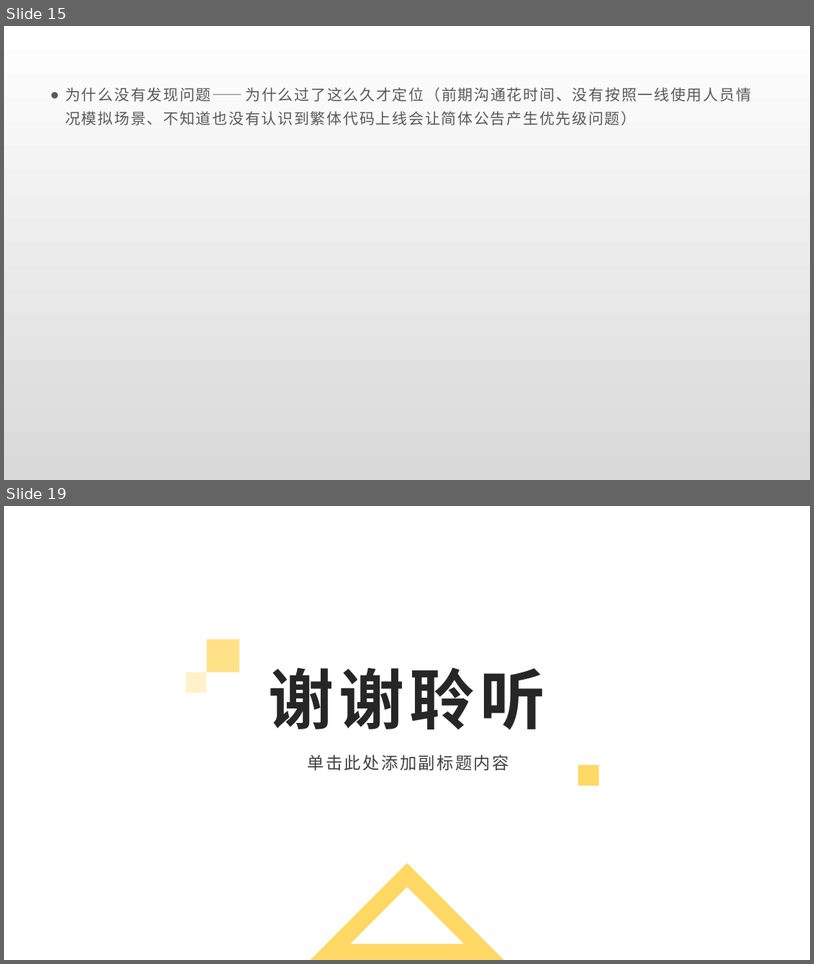
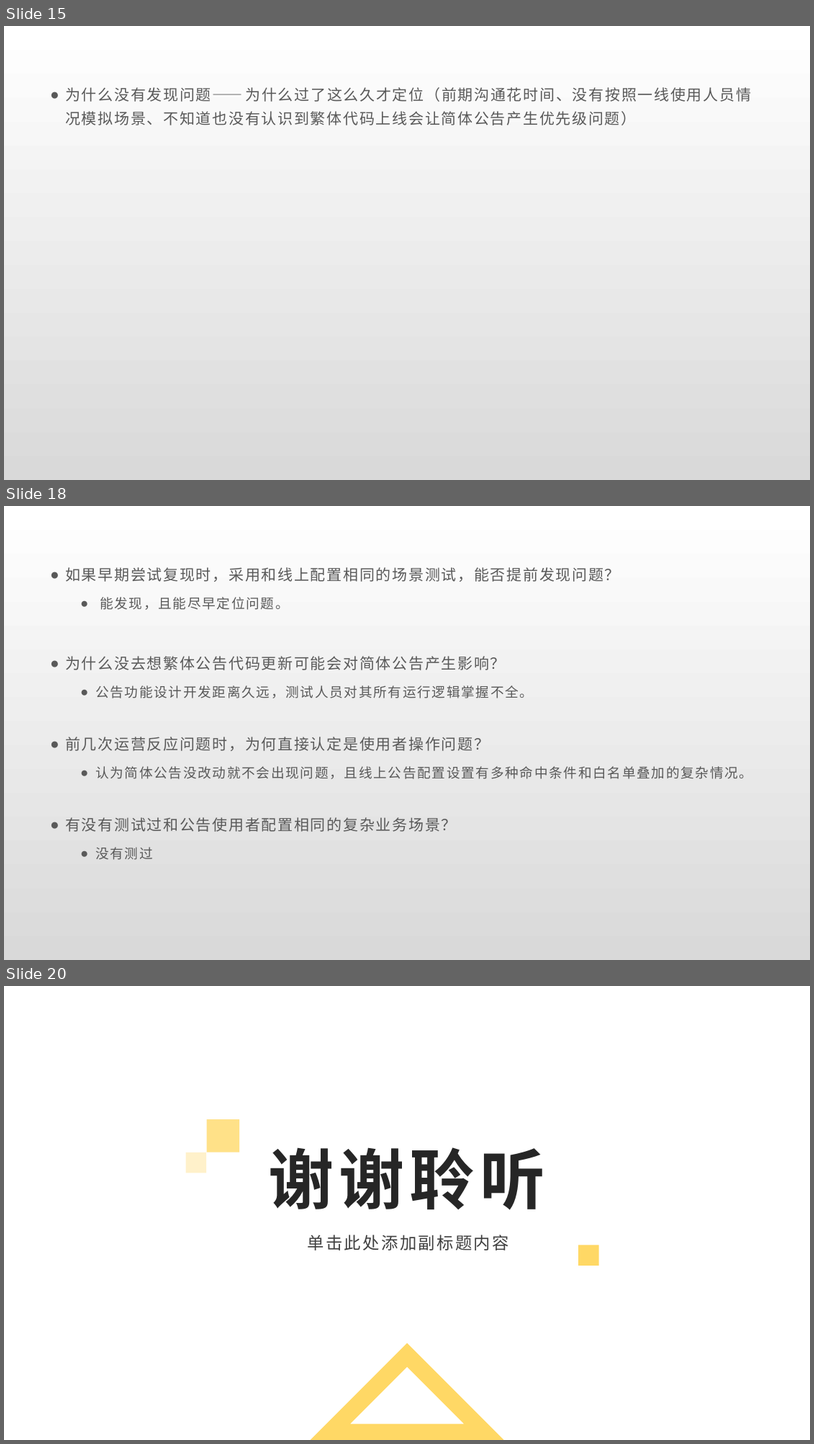
Before and after one commit to Rexixe1993/JavaScriptLesson, a slide deck: 全球版灌篮OBT复盘总结.pptx. Shown one above the other, each under a label of ours: slides 15 and 19 before the commit, slides 15, 18 and 20 after it; the slides between them are not shown. The pictures are 814x964 and 814x1444 pixels, drawn with LibreOffice and Linux fonts; fonts in the diff are those of the drawing; background and template pictures are left out. Boxes give left, top, right and bottom in pixels: in the first picture for what was removed or moved away, otherwise in the second. Text is boxed around its words. In the diff, an @@ line names an element or a change of style, - is before the commit and + after.

```diff
--- a/全球版灌篮OBT复盘总结.pptx
+++ b/全球版灌篮OBT复盘总结.pptx
@@ slide 18 added at bbox=[4, 506, 810, 960], background gradient #FFFFFF to #D9D9D9 @@
@@ text added at bbox=[65, 567, 753, 860], 18 pt, text #595959 @@
+● 如果早期尝试复现时，采用和线上配置相同的场景测试，能否提前发现问题？
+  ● 能发现，且能尽早定位问题。
+● 为什么没去想繁体公告代码更新可能会对简体公告产生影响？
+  ● 公告功能设计开发距离久远，测试人员对其所有运行逻辑掌握不全。
+● 前几次运营反应问题时，为何直接认定是使用者操作问题？
+  ● 认为简体公告没改动就不会出现问题，且线上公告配置设置有多种命中条件和白名单叠加的复杂情况。
+● 有没有测试过和公告使用者配置相同的复杂业务场景？
+  ● 没有测过
@@ what was slide 19 is now slide 20 @@
```
Also in this commit, not shown: 2 slides changed, 2 other slides added, 2 slides removed.
